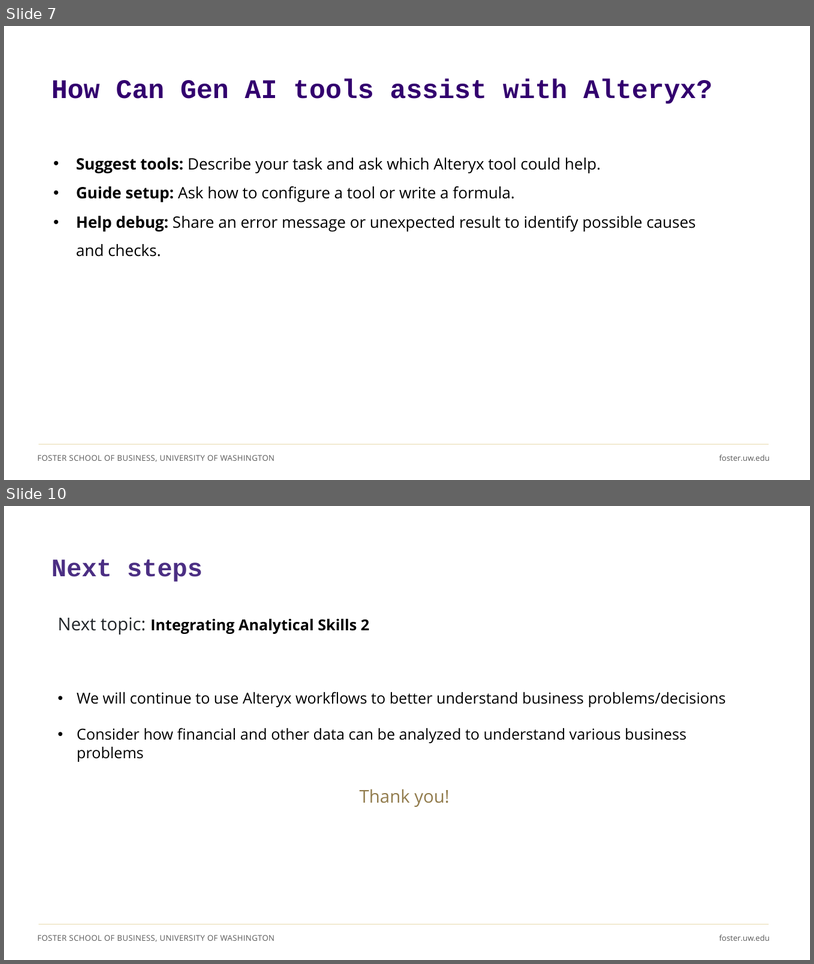
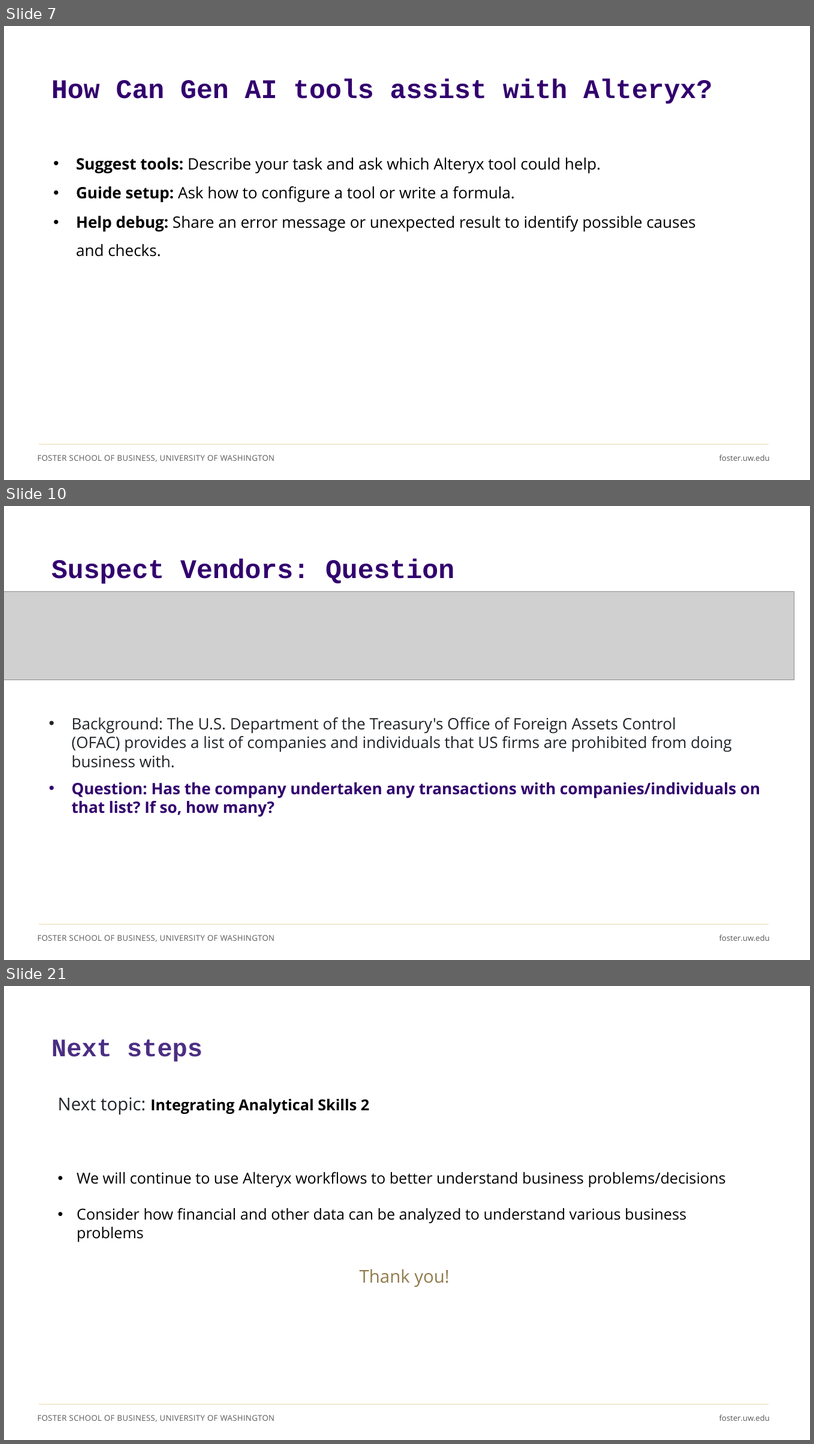
Before and after one commit to ashercurtis/slides.io, a slide deck: ACCTG320/ACCTG320Class10_2026.pptx. Shown one above the other, each under a label of ours: slides 7 and 10 before the commit, slides 7, 10 and 21 after it; the slides between them are not shown. The pictures are 814x964 and 814x1444 pixels, drawn with LibreOffice and Linux fonts; fonts in the diff are those of the drawing; grey boxes stand for pictures. Boxes give left, top, right and bottom in pixels: in the first picture for what was removed or moved away, otherwise in the second. Text is boxed around its words. In the diff, an @@ line names an element or a change of style, - is before the commit and + after.

```diff
--- a/ACCTG320/ACCTG320Class10_2026.pptx
+++ b/ACCTG320/ACCTG320Class10_2026.pptx
@@ slide 10 added at box(4, 506, 810, 960), background #FFFFFF; not listed: 3 template elements that a slide beside it also shows @@
@@ title added at box(51, 559, 455, 584), 32 pt, text #32006E, bold @@
+Suspect Vendors: Question
@@ picture added at box(4, 591, 795, 680) @@
@@ text added at box(72, 717, 761, 817), 18.7 pt, text #212529 @@
+• Background: The U.S. Department of the Treasury's Office of Foreign Assets Control (OFAC) provides a list of companies and individuals that US firms are prohibited from doing business with.
+• Question: Has the company undertaken any transactions with companies/individuals on that list? If so, how many?
@@ what was slide 10 is now slide 21 @@
```
Also in this commit, not shown: 2 slides changed, 13 other slides added, 3 slides removed, 1 other file.
